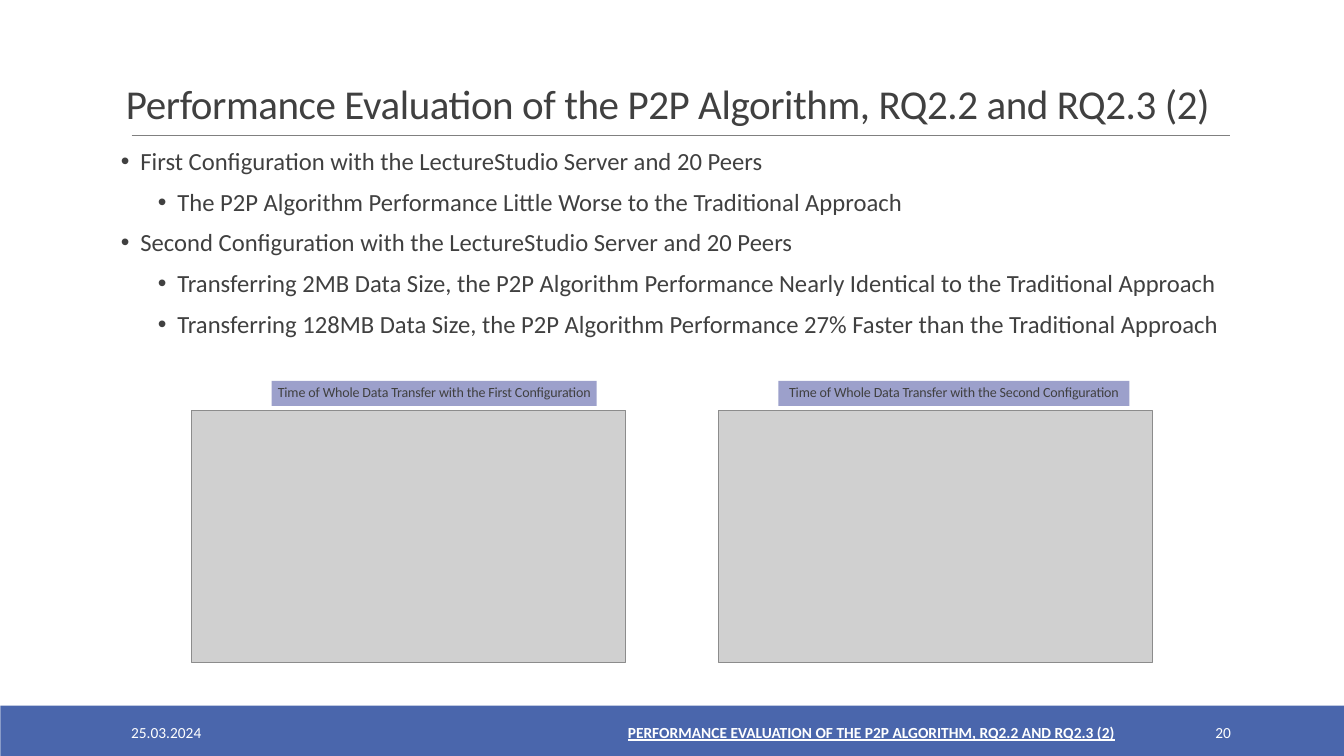
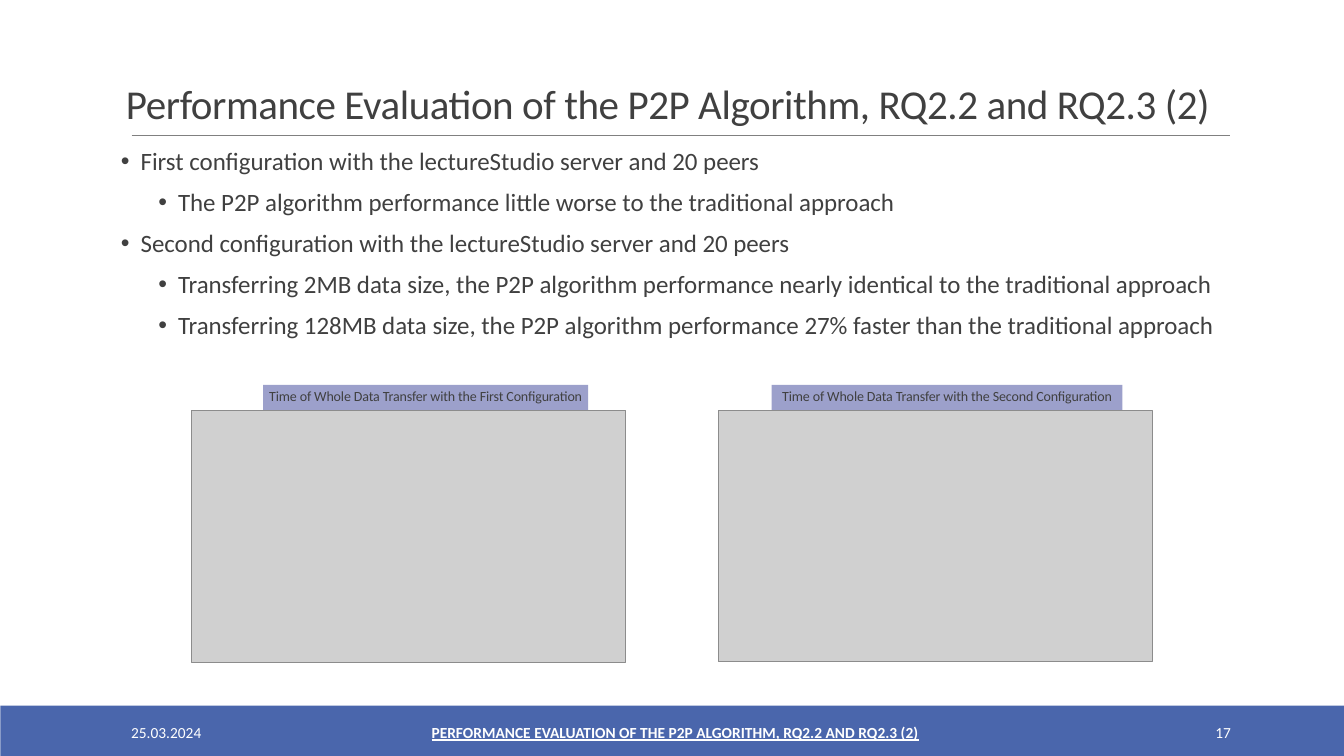
Before and after one commit to oezcankaraca/abschlussvortrag, a slide deck: slide 17 of Abschlussvortrag.pptx (slide 20 before the commit). Drawn at 1344x756 pixels with LibreOffice and Linux fonts; fonts in the diff are those of the drawing; grey boxes stand for pictures. Boxes give left, top, right and bottom in pixels: in the first picture for what was removed or moved away, otherwise in the second. Text is boxed around its words. In the diff, an @@ line names an element or a change of style, - is before the commit and + after.

```diff
--- a/Abschlussvortrag.pptx
+++ b/Abschlussvortrag.pptx
@@ text at [141, 152, 1213, 339]: text changed; size 17.6 to 17.8 pt @@
-• First Configuration with the LectureStudio Server and 20 Peers
-  • The P2P Algorithm Performance Little Worse to the Traditional Approach
-• Second Configuration with the LectureStudio Server and 20 Peers
-  • Transferring 2MB Data Size, the P2P Algorithm Performance Nearly Identical to the Traditional Approach
-  • Transferring 128MB Data Size, the P2P Algorithm Performance 27% Faster than the Traditional Approach
+• First configuration with the lectureStudio server and 20 peers
+  • The P2P algorithm performance little worse to the traditional approach
+• Second configuration with the lectureStudio server and 20 peers
+  • Transferring 2MB data size, the P2P algorithm performance nearly identical to the traditional approach
+  • Transferring 128MB data size, the P2P algorithm performance 27% faster than the traditional approach
@@ rectangle "Time of Whole Data Transfer ...": place and size @@
-rectangle "Time of Whole Data Transfer ..." at [271, 381, 596, 406]
+rectangle "Time of Whole Data Transfer ..." at [263, 385, 588, 410]
@@ rectangle "Time of Whole Data Transfer ...": place and size @@
-rectangle "Time of Whole Data Transfer ..." at [778, 381, 1129, 406]
+rectangle "Time of Whole Data Transfer ..." at [771, 385, 1122, 410]
@@ text "PERFORMANCE EVALUATION OF THE P2P ...": place and size @@
-text "PERFORMANCE EVALUATION OF THE P2P ..." at [628, 727, 1114, 741]
+text "PERFORMANCE EVALUATION OF THE P2P ..." at [432, 727, 918, 741]
@@ page number at [1215, 728, 1231, 738]: text changed @@
-20
+17
```
Also in this commit, not shown: 20 other slides changed, 2 slides removed, 2 other files.
